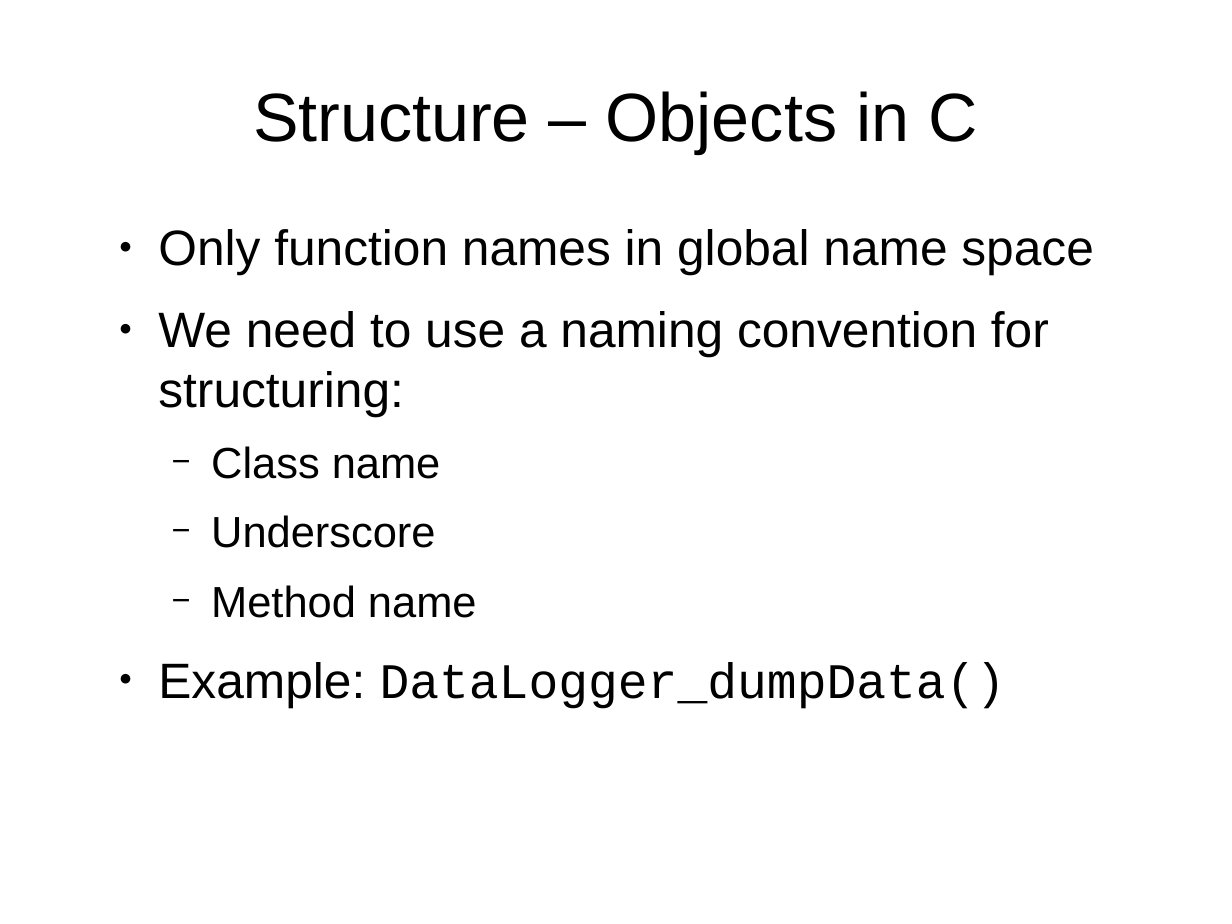
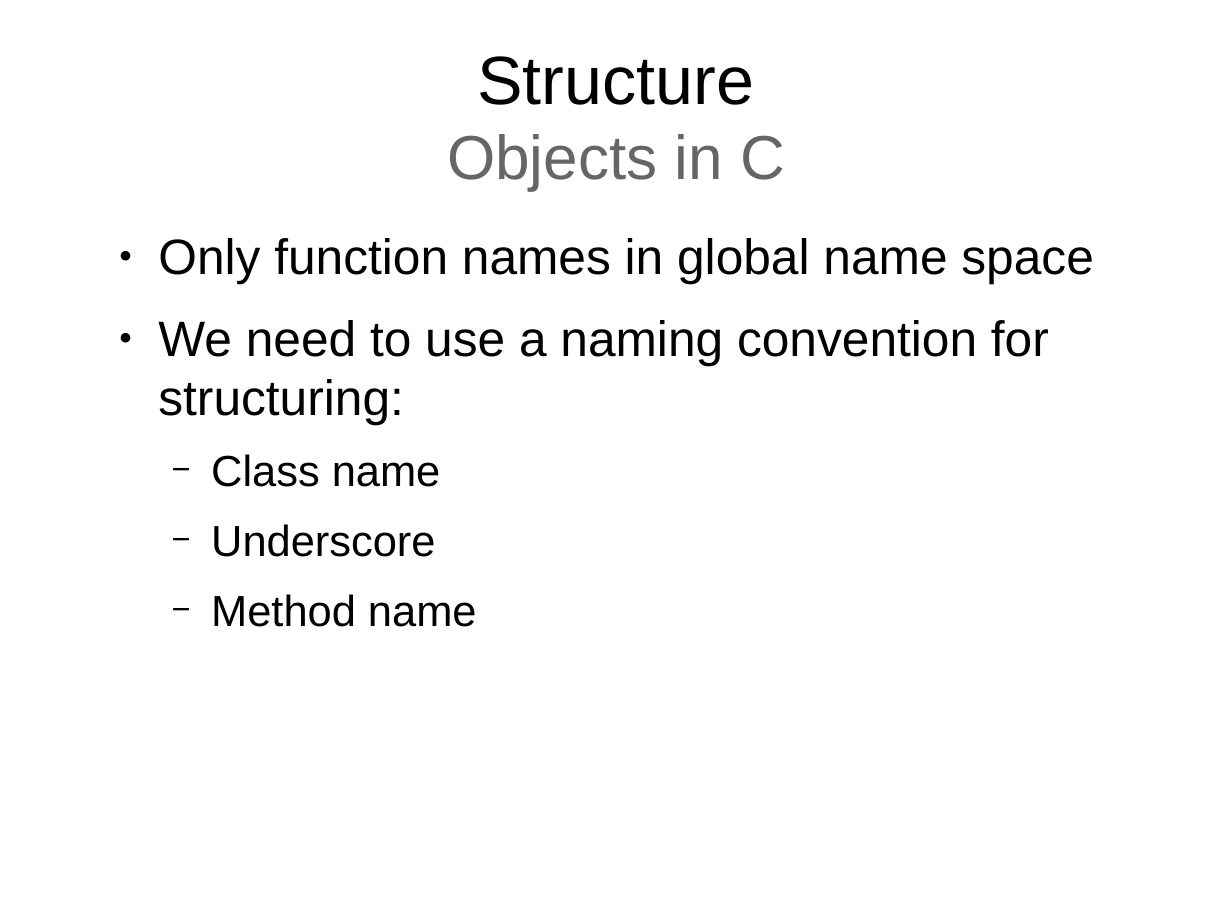
Before and after one commit to samba2/modern_c, a slide deck: slide 17 of modern_c.odp (slide 16 before the commit). Drawn at 1232x924 pixels with LibreOffice and Linux fonts; fonts in the diff are those of the drawing. Boxes give left, top, right and bottom in pixels: in the first picture for what was removed or moved away, otherwise in the second. Text is boxed around its words. In the diff, an @@ line names an element or a change of style, - is before the commit and + after.

```diff
--- a/modern_c.odp
+++ b/modern_c.odp
@@ title at [447, 56, 785, 191]: text changed; size 44 to 40 pt; text colour #000000 to #666666 @@
-Structure – Objects in C
+Structure
+Objects in C
@@ text "Only function names in global ...": place and size @@
-text "Only function names in global ..." at [158, 229, 1094, 709]
+text "Only function names in global ..." at [158, 238, 1094, 627]
@@ text at [158, 662, 1006, 709]: paragraph removed @@
-● Example: DataLogger_dumpData()
```
Also in this commit, not shown: 37 other slides changed, 16 slides added, 1 slide removed.
